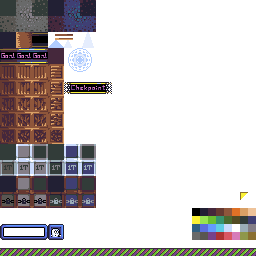
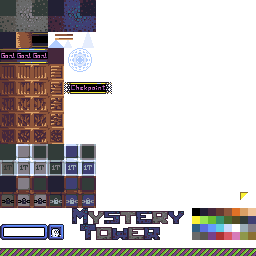
Comparing the layer stacks of the two 256x256 images. Changes:
added layer "Visible" above "outline 2" over [72, 208, 184, 240]
added layer "outline 2" above "color 2" over [88, 211, 168, 240]
added layer "color 2" above "outline 1" over [88, 211, 168, 240]
added layer "outline 1" above "color 1" over [72, 208, 184, 240]
added layer "color 1" above "ui" over [72, 208, 184, 240]
